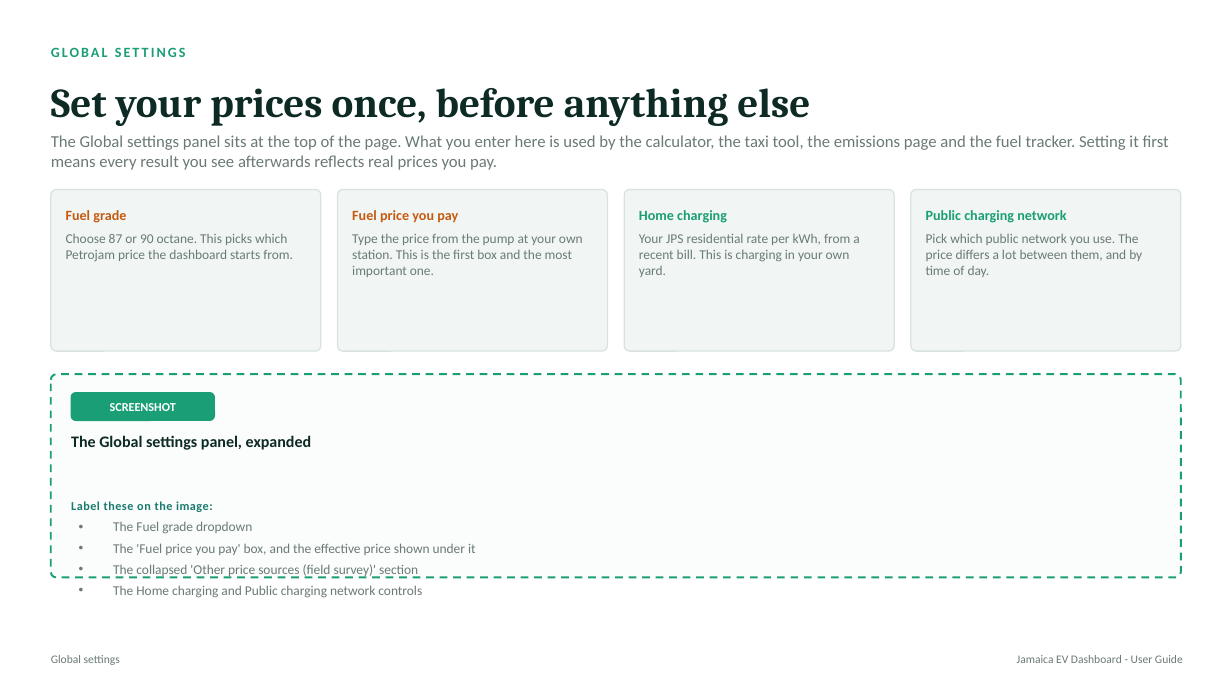
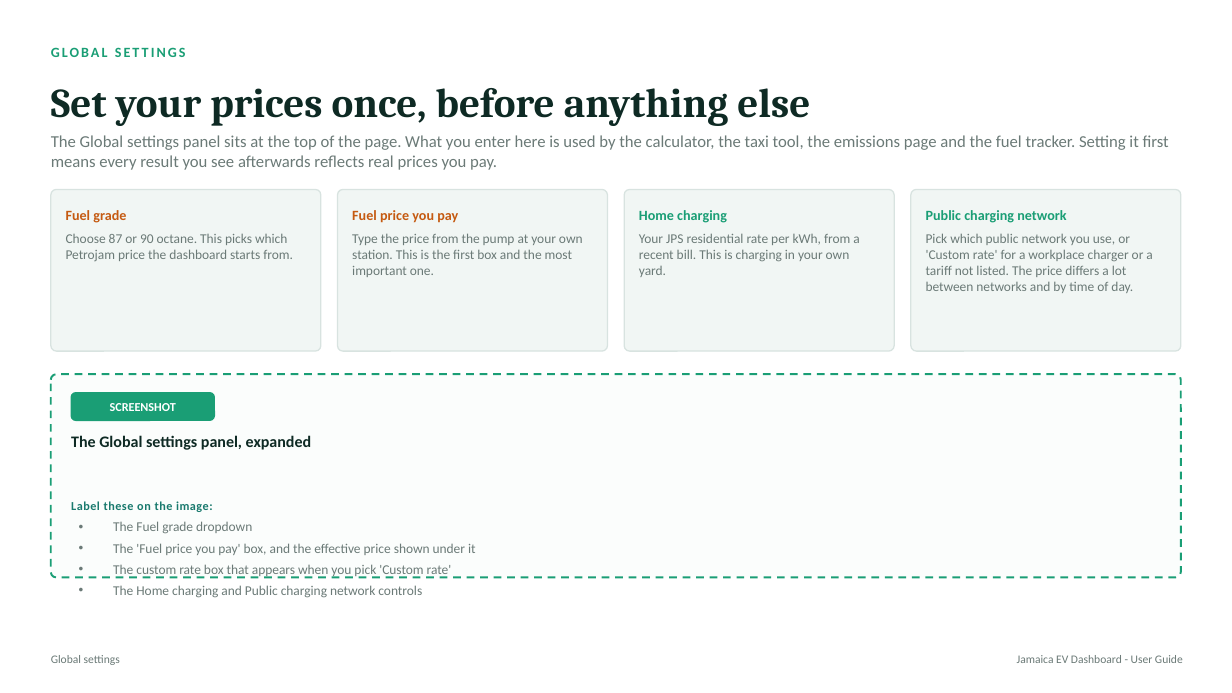
Before and after one commit to andsmart01-sketch/EV-Lab-UWI, a slide deck: slide 6 of docs/EV_Dashboard_User_Guide.pptx. Drawn at 1232x693 pixels with LibreOffice and Linux fonts; fonts in the diff are those of the drawing. Boxes give left, top, right and bottom in pixels: in the first picture for what was removed or moved away, otherwise in the second. Text is boxed around its words. In the diff, an @@ line names an element or a change of style, - is before the commit and + after.

```diff
--- a/docs/EV_Dashboard_User_Guide.pptx
+++ b/docs/EV_Dashboard_User_Guide.pptx
@@ text at <box>926,233,1152,293</box>: text changed @@
-Pick which public network you use. The price differs a lot between them, and by time of day.
+Pick which public network you use, or 'Custom rate' for a workplace charger or a tariff not listed. The price differs a lot between networks and by time of day.
@@ text at <box>113,564,452,578</box>: text changed @@
-• The collapsed 'Other price sources (field survey)' section
+• The custom rate box that appears when you pick 'Custom rate'
```
Also in this commit, not shown: 11 other slides changed, 3 other files.
